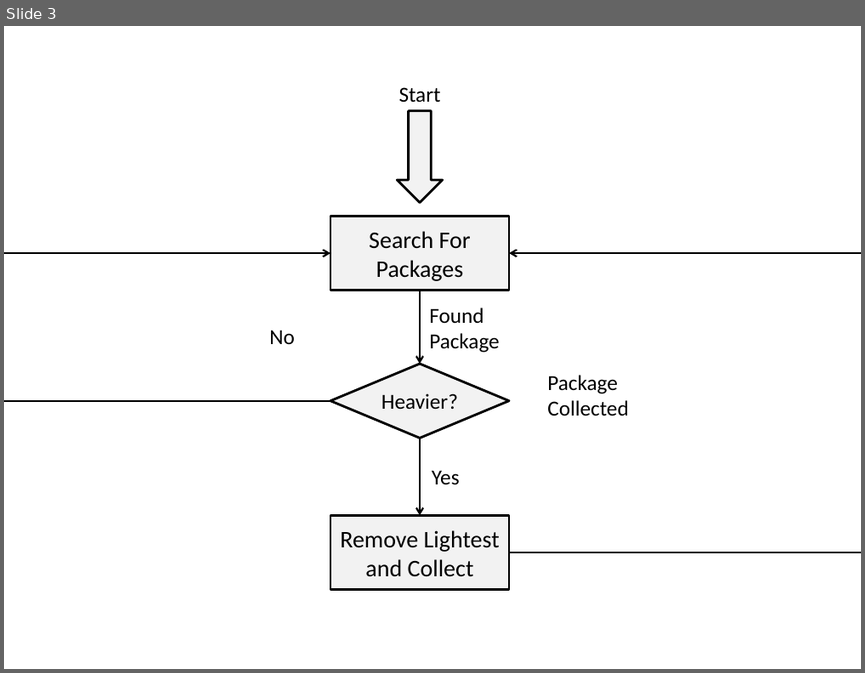
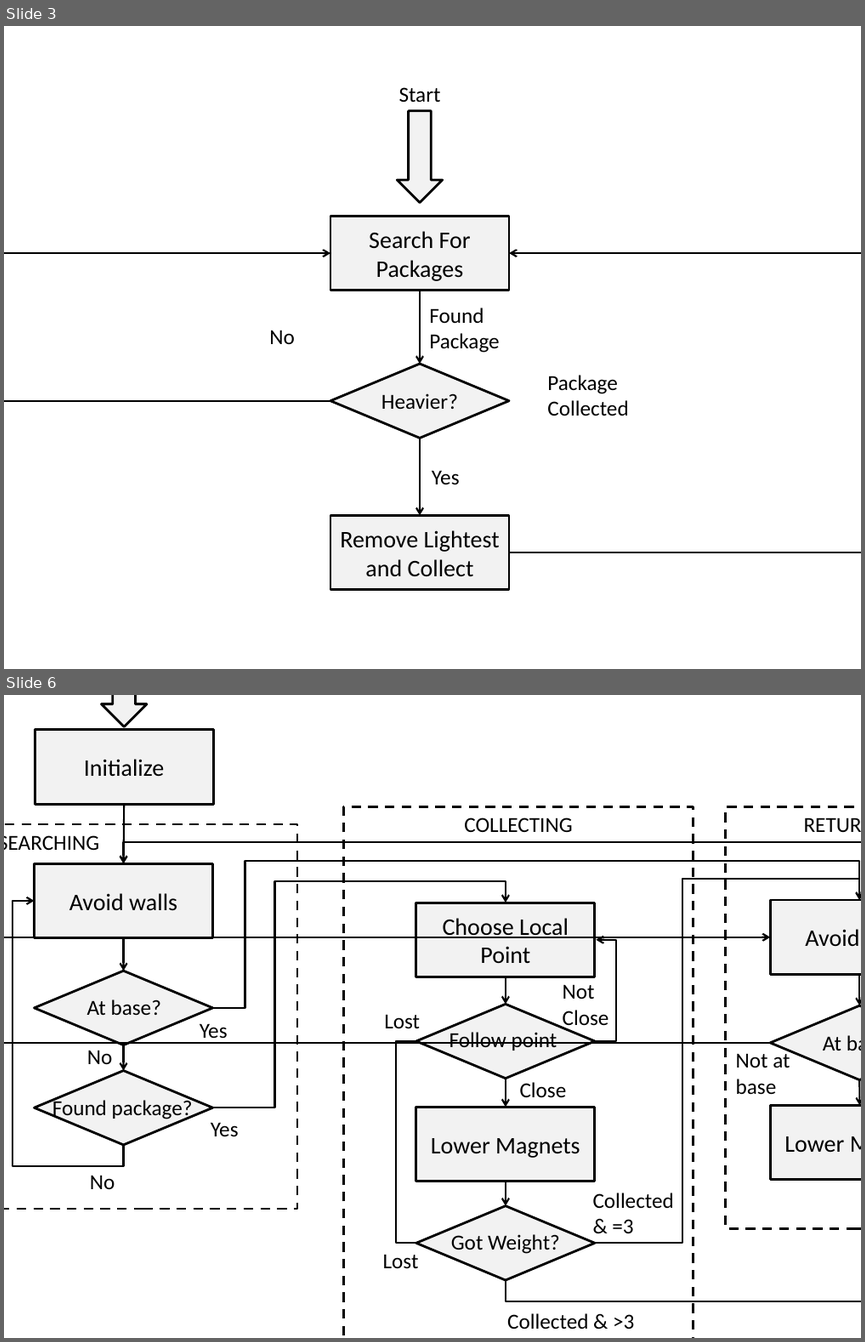
Before and after one commit to petern3/Group-10, a slide deck: Reports/Graphics/State Diagrams.pptx. Shown one above the other, each under a label of ours: slide 3 before the commit, slides 3 and 6 after it; the slides between them are not shown. The pictures are 865x673 and 865x1342 pixels, drawn with LibreOffice and Linux fonts; fonts in the diff are those of the drawing. Boxes give left, top, right and bottom in pixels: in the first picture for what was removed or moved away, otherwise in the second. Text is boxed around its words. In the diff, an @@ line names an element or a change of style, - is before the commit and + after.

```diff
--- a/Reports/Graphics/State Diagrams.pptx
+++ b/Reports/Graphics/State Diagrams.pptx
@@ slide 6 added at (4,695,861,1338), background #FFFFFF @@
@@ group added at (4,695,861,1338): 16 texts, 9 rectangles, 8 arrows, 7 elbow arrows, 5 diamonds, 2 elbow lines, 1 down arrow @@
+Avoid walls
+Choose Local Point
+Collected
+& =3
+Follow point
+Close
+Initialize
+SEARCHING
+Found package?
+Yes
+Lower Magnets
+Got Weight?
+COLLECTING
+Not
+Close
+Lost
+Lost
+Avoid walls
+At base?
+Lower Magnets
+RETURNING
+Collected & >3
+Not at
+base
+At base?
+Yes
+No
+No
```
Also in this commit, not shown: 2 other slides added, 7 other files.
